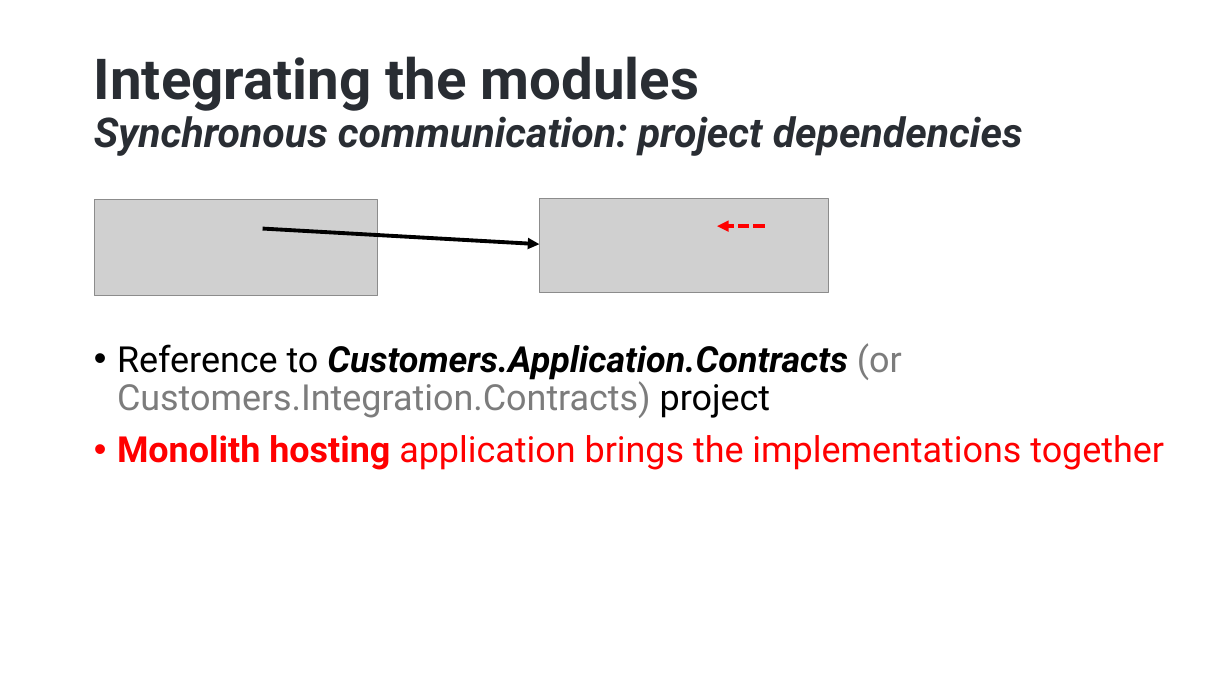
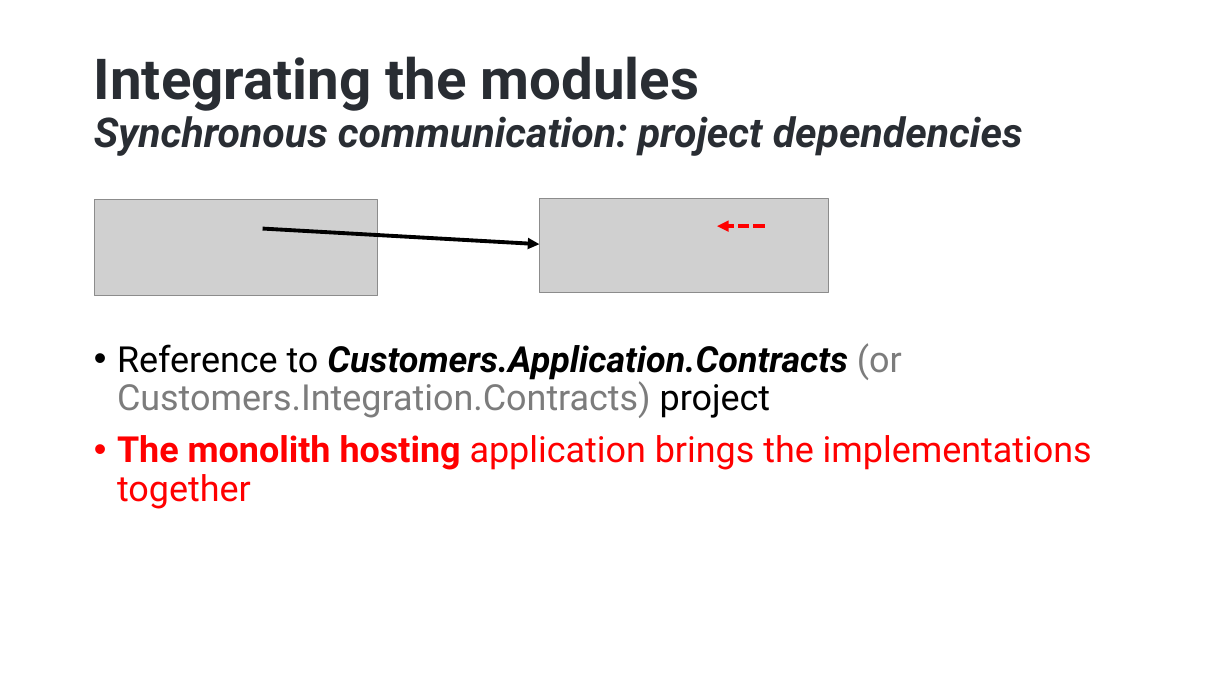
Before and after one commit to hikalkan/presentations, a slide deck: slide 24 of 2025-04-16 Roma Designing Monolith First For Microservices/Monolith First Presentation.pptx. Drawn at 1232x693 pixels with LibreOffice and Linux fonts; fonts in the diff are those of the drawing; grey boxes stand for pictures; background and template pictures are left out. Boxes give left, top, right and bottom in pixels: in the first picture for what was removed or moved away, otherwise in the second. Text is boxed around its words. In the diff, an @@ line names an element or a change of style, - is before the commit and + after.

```diff
--- a/2025-04-16 Roma Designing Monolith First For Microservices/Monolith First Presentation.pptx
+++ b/2025-04-16 Roma Designing Monolith First For Microservices/Monolith First Presentation.pptx
@@ text at <box>117,435,1092,509</box>: text changed @@
-• Monolith hosting application brings the implementations together
+• The monolith hosting application brings the implementations together
```
Also in this commit, not shown: 4 other slides changed.
